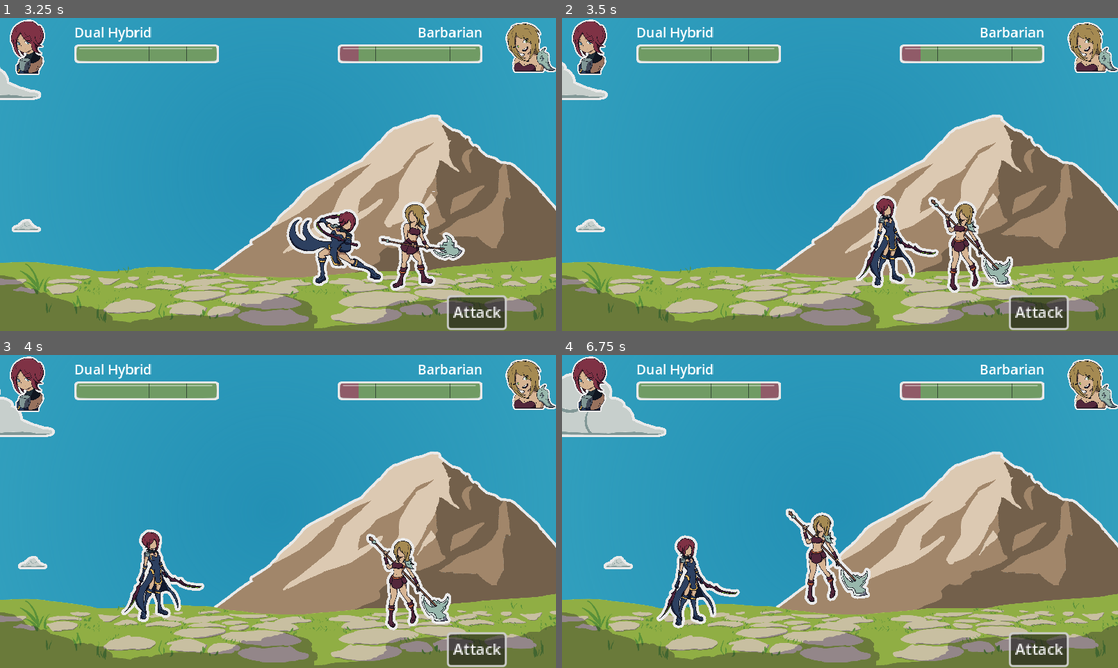
Above: before the commit, frames 1-4 (two rows, left to right).
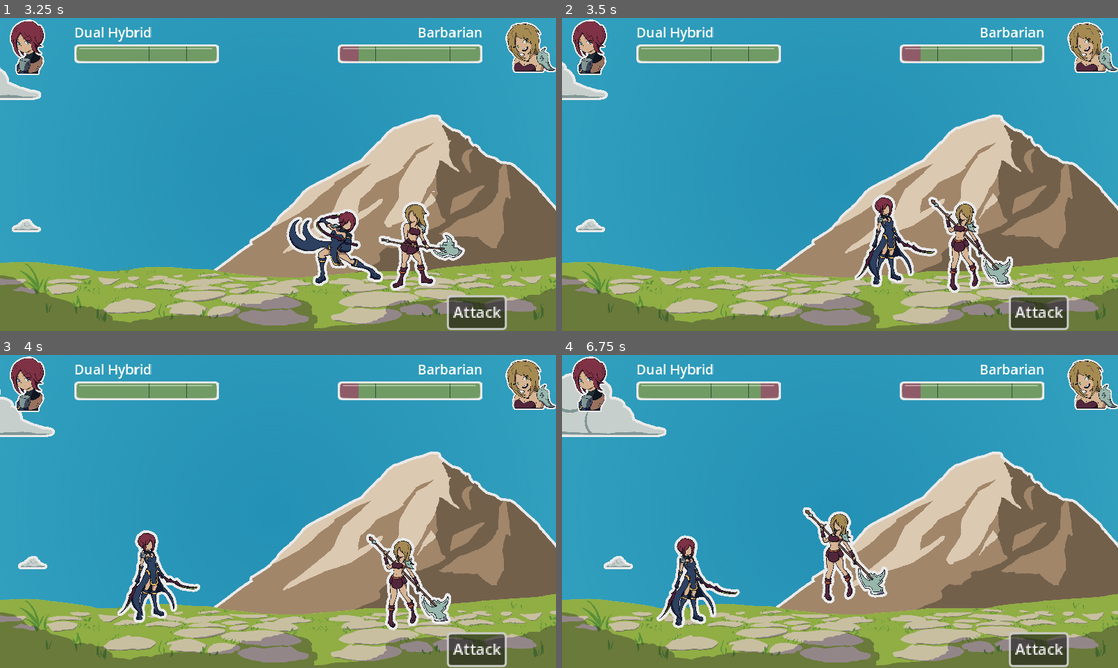
Above: after the commit, the same moments.

Repository: MajorZiploc/sticker_book_moments
Game: Godot game, scene res://lvls/battle_scene.tscn
Two runs of this game, one before a commit and one after it. Both use one fixed random seed, a clock stepped at 60 frames per second and the inputs below.
Inputs (mouse positions are in pixels of both pictures, inside the frame that each line leads up to):
- Up to frame 1 (3.25 s): tap Enter (ui_accept) at 0.5, 0.77, 2.27 s; move the mouse to (400, 158) at 0.52 s; hold D (right) 0.53-1.25 s; hold F 0.53-1.25 s; click (400, 158) at 0.67 s; click "Attack" at 1.25 s; move the mouse to (166, 190) at 2.02 s; hold S (down) 2.03-2.78 s; tap Space at 2.1 s; move the mouse to (333, 105) at 2.77 s; hold D (right) from 2.78 s (still down); hold F from 2.78 s (still down)
- Up to frame 2 (3.5 s): keep holding D (right); keep holding F
- Up to frame 3 (4 s): move the mouse to (250, 574) at 3.52 s; release D (right) at 3.53 s; release F at 3.53 s; hold W (up) from 3.53 s (still down); tap Space at 3.6 s; click (250, 574) at 3.67 s; tap Enter (ui_accept) at 3.77 s
- Up to frame 4 (6.75 s): move the mouse to (1006, 558) at 4.27 s; release W (up) at 4.28 s; hold F 4.28-5.03 s; hold A (left) 4.28-5.78 s; tap Enter (ui_accept) at 4.52, 5.27 s; move the mouse to (673, 464) at 5.02 s; tap Space at 5.1, 6.6 s; move the mouse to (867, 511) at 5.77 s; hold S (down) 5.78-6.53 s; hold F 5.78-6.53 s; click (867, 511) at 5.92 s; move the mouse to (756, 433) at 6.52 s; hold D (right) from 6.53 s (still down)

Frame 1 is identical in both runs. In frame 2, 1.0% of the frame differs, in the area x 52-68%, y 56-87%; in frame 3, 1.7%; in frame 4, 2.7%, in the area x 40-59%, y 48-80%.

Commit message:
^postatk hack

Diff:
--- a/lvls/battle_scene.gd
+++ b/lvls/battle_scene.gd
@@ -124,9 +124,7 @@
   deal_damage_to(damage_taker);
   path_parry_marker.visible = false;
   # HACK: to let the postatk frame show for a second
-  tween = create_tween();
-  tween.tween_property(attacker.path_follow, "progress_ratio", 1, 1);
-  await tween.finished;
+  await get_tree().create_timer(1).timeout;
   attacker.char.idle();
   defender.char.idle();
   tween = create_tween();
